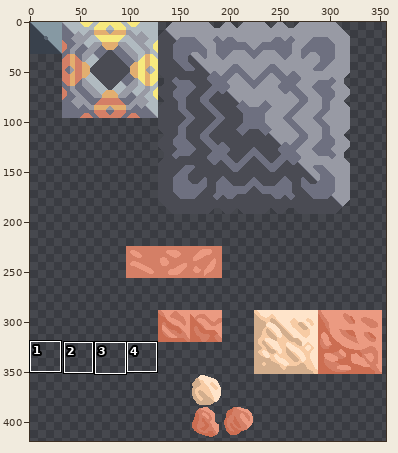
Pixel-art file: assets-raw/workspace.ase. Above, an overview of the earlier version with the close-up marked.
Close-up. First the earlier version:
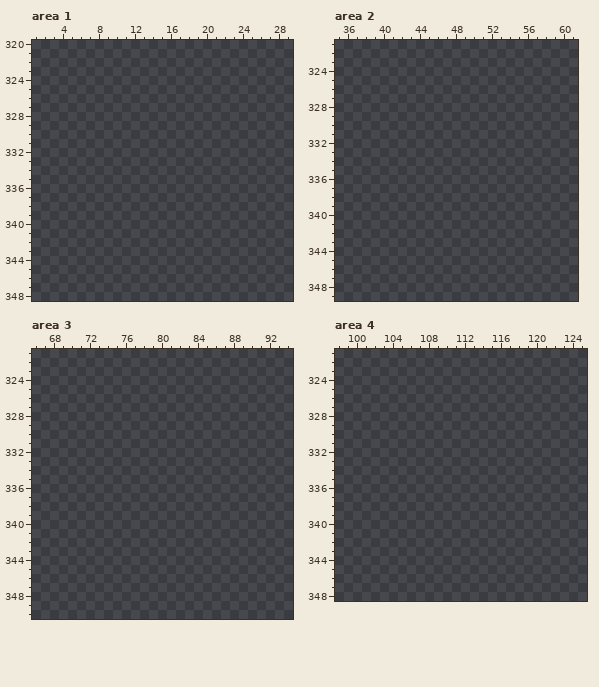
1024x1024 pixels, 1 frame. Colours within 5 levels of each other are drawn and written as one. Shown: area 1: x 1..29, y 320..348; area 2: x 35..61, y 321..349; area 3: x 66..94, y 321..350; area 4: x 98..125, y 321..348. The wide view leaves out empty margins. The commit also changed other parts of the picture, which this record leaves out.
Palette (. is transparent): 
Once edited:
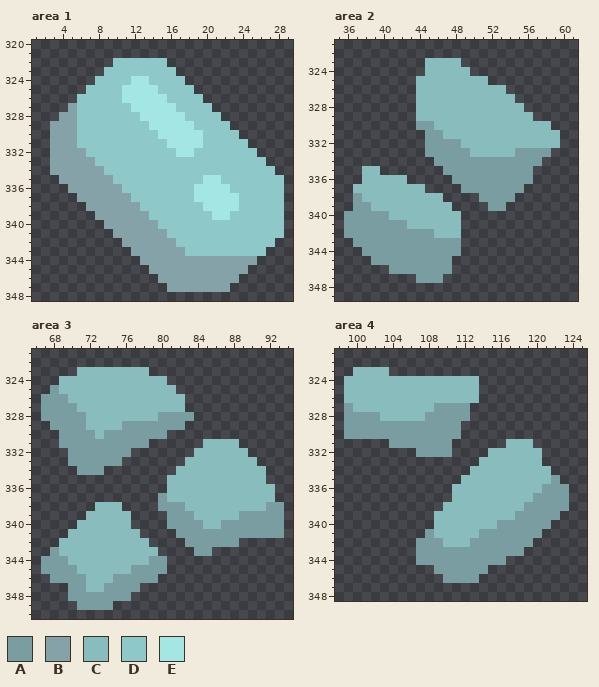
Colours new in this view: A #7a9da1  B #85a2a8  C #88bcbd  D #8fc8c9  E #a3e6e4
Change:
Changed rows in their new state; - is an unchanged pixel.
Area 1:
first column x 3:
322 -------DDDDDD-------------
323 ------DDDDDDDD------------
324 -----DDDDEEDDDD-----------
325 ----DDDDEEEEDDDD----------
326 ---DDDDDEEEEEDDDD---------
327 --BDDDDDDEEEEEDDDD--------
328 -BBDDDDDDDEEEEEDDDD-------
329 BBBDDDDDDDDEEEEEDDDD------
330 BBBDDDDDDDDDEEEEEDDDD-----
331 BBBDDDDDDDDDDEEEEDDDDD----
332 BBBBDDDDDDDDDDEEDDDDDDD---
333 BBBBBDDDDDDDDDDDDDDDDDDD--
334 BBBBBBDDDDDDDDDDDDDDDDDDD-
335 -BBBBBBDDDDDDDDDDEEDDDDDDD
336 --BBBBBBDDDDDDDDEEEEDDDDDD
337 ---BBBBBBDDDDDDDEEEEEDDDDD
338 ----BBBBBBDDDDDDDEEEEDDDDD
339 -----BBBBBBDDDDDDDEEDDDDDD
340 ------BBBBBBDDDDDDDDDDDDDD
341 -------BBBBBBDDDDDDDDDDDDD
342 --------BBBBBBDDDDDDDDDDD-
343 ---------BBBBBBDDDDDDDDD--
344 ----------BBBBBBBBBBBBB---
345 -----------BBBBBBBBBBB----
346 ------------BBBBBBBBB-----
347 -------------BBBBBBB------
Area 2:
first column x 36:
323 ---------CCCC-----------
324 ---------CCCCC----------
325 --------CCCCCCCC--------
326 --------CCCCCCCCCC------
327 --------CCCCCCCCCCC-----
328 --------CCCCCCCCCCCC----
329 --------CCCCCCCCCCCCC---
330 --------AACCCCCCCCCCCCC-
331 ---------AACCCCCCCCCCCCC
332 ---------AAAACCCCCCCCCCC
333 ---------AAAAACCCCCAAAA-
334 ----------AAAAAAAAAAAA--
335 --CC-------AAAAAAAAAA---
336 --CCCCC-----AAAAAAAAA---
337 -CCCCCCCC----AAAAAAA----
338 -ACCCCCCCCC----AAAA-----
339 -AACCCCCCCCC----AA------
340 AAAAACCCCCCCC-----------
341 AAAAAAACCCCCC-----------
342 AAAAAAAAAACCC-----------
343 -AAAAAAAAAAAA-----------
344 --AAAAAAAAAAA-----------
345 ---AAAAAAAAA------------
346 -----AAAAAAA------------
347 --------AAA-------------
Area 3:
first column x 67:
323 ----CCCCCCCC---------------
324 --CCCCCCCCCCCC-------------
325 -ACCCCCCCCCCCCC------------
326 AAACCCCCCCCCCCCC-----------
327 AAAACCCCCCCCCCCC-----------
328 AAAAACCCCCCCCAAAA----------
329 -AAAACCCCAAAAAAA-----------
330 --AAAACAAAAAAA-------------
331 --AAAAAAAAAA------CCCC-----
332 ---AAAAAAA-------CCCCCC----
333 ---AAAAAA-------CCCCCCCC---
334 ----AAA--------CCCCCCCCCC--
335 --------------CCCCCCCCCCC--
336 --------------CCCCCCCCCCCC-
337 -------------ACCCCCCCCCCCC-
338 ------CCC----AAACCCCCCCCCAA
339 -----CCCCC----AAACCCCCAAAAA
340 ----CCCCCC----AAAACCAAAAAAA
341 ---CCCCCCCC----AAAAAAAAAAAA
342 --CCCCCCCCCC----AAAAAA-----
343 -ACCCCCCCCCCC----AA--------
344 AAACCCCCCCCCAA-------------
345 AAAACCCCCCAAAA-------------
346 -AAAACCCAAAAA--------------
347 ---AACCAAAA----------------
348 ---AAAAAAA-----------------
349 ----AAAA-------------------
Area 4:
first column x 99:
323 -CCCC--------------------
324 CCCCCCCCCCCCCCC----------
325 CCCCCCCCCCCCCCC----------
326 CCCCCCCCCCCCCCC----------
327 ACCCCCCCCCAAAA-----------
328 AAAACCCCCAAAAA-----------
329 AAAAAAAAAAAAA------------
330 AAAAAAAAAAAAA------------
331 -----AAAAAAA------CCC----
332 --------AAAA----CCCCCC---
333 ---------------CCCCCCC---
334 --------------CCCCCCCCC--
335 -------------CCCCCCCCCCA-
336 ------------CCCCCCCCCCAAA
337 ------------CCCCCCCCCAAAA
338 -----------CCCCCCCCCAAAAA
339 ----------CCCCCCCCCAAAAA-
340 ----------CCCCCCCAAAAAA--
341 ---------ACCCCCAAAAAAA---
342 --------AAACCCAAAAAAA----
343 --------AAAAAAAAAAAA-----
344 --------AAAAAAAAAA-------
345 ----------AAAAAA---------
346 -----------AAAA----------
Changed places in both close-ups, as pixel boxes (x1, y1, x2, y2):
added: (50, 58, 284, 292)
added: (344, 58, 560, 283)
added: (41, 367, 284, 610)
added: (344, 367, 569, 583)
